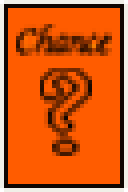
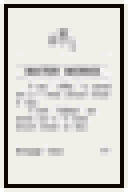
Before/after of a 128 × 192 layered artwork. What changed in the layer stack:
hid "Layer 21" over (8, 8, 120, 184)
added layer "Layer 24" above "Layer 23" over (16, 28, 112, 156)
